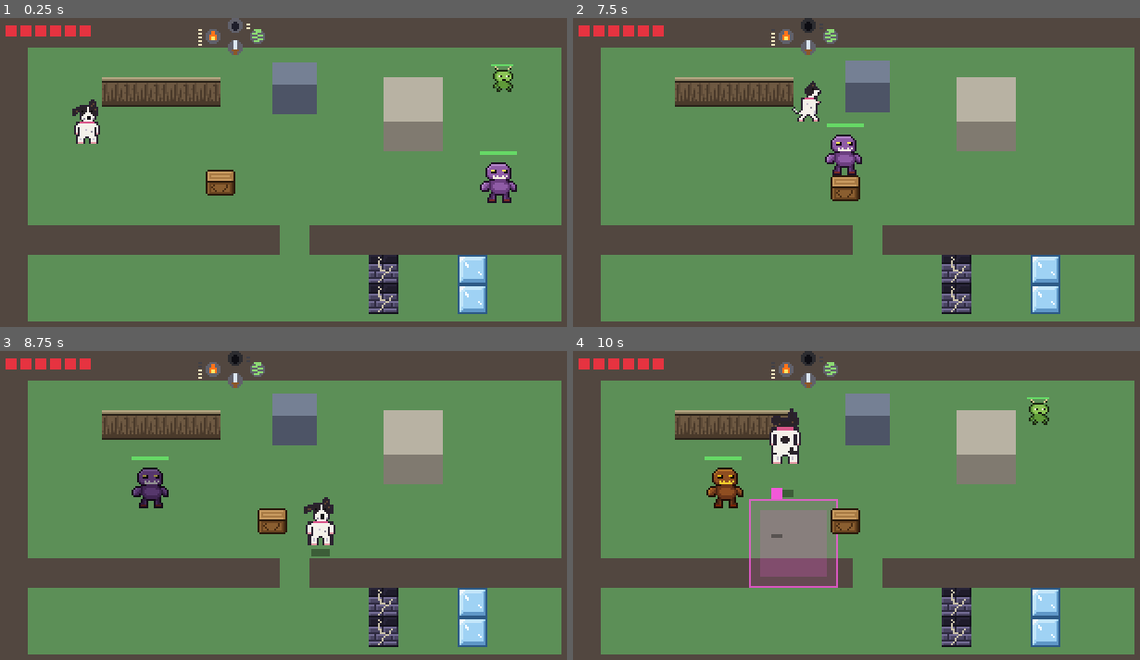
Above: before the commit, frames 1-4 (two rows, left to right).
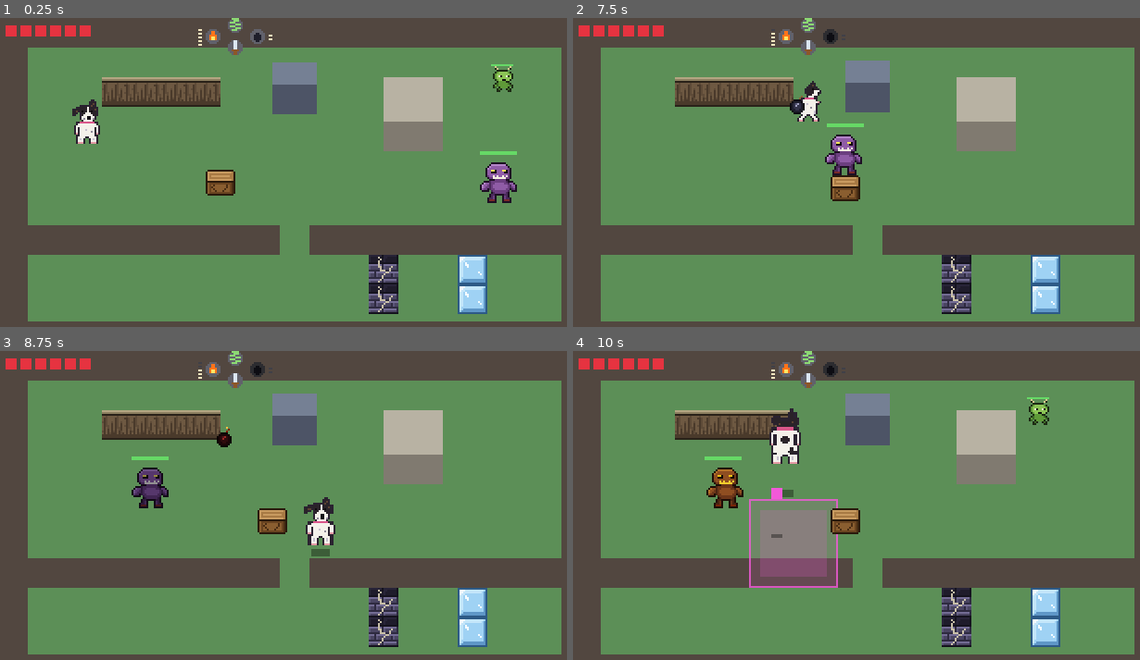
Above: after the commit, the same moments.

Repository: marcelozorza/Alttp2
Game: Godot game, scene res://world/test_room.tscn
Two runs of this game, one before a commit and one after it. Both use one fixed random seed, a clock stepped at 60 frames per second and the inputs below. This scene is started directly instead of the project's main scene.
Inputs (mouse positions are in pixels of both pictures, inside the frame that each line leads up to):
- Up to frame 1 (0.25 s): no input
- Up to frame 2 (7.5 s): tap Enter at 0.5 s; move the mouse to (998, 169) at 0.52 s; hold D (move_right) 0.53-1.28 s; tap J (attack) at 0.6, 3.05, 3.6, 6.05, 6.6 s; click (998, 169) at 0.67 s; tap Space (jump) at 0.77, 1.07, 1.52, 1.82, 2.3, 2.85, 3.02, 3.32, 3.77, 4.07, 4.52, 4.82, 5.3, 6.02, 6.32, 6.77, 7.07 s; tap L (use_bomb) at 0.8, 1.35, 3.8, 5.1, 6.8, 7.35 s; move the mouse to (748, 200) at 1.27 s; hold S (move_down) 1.28-2.03 s; tap K (use_fire) at 1.55, 2.1, 4.55, 5.85 s; move the mouse to (924, 110) at 2.02 s; hold D (move_right) 2.03-2.78 s; move the mouse to (839, 249) at 2.77 s; hold W (move_up) 2.78-3.53 s; click (839, 249) at 2.92 s; move the mouse to (1043, 234) at 3.52 s; hold A (move_left) 3.53-5.03 s; move the mouse to (692, 135) at 4.27 s; tap Shift (lock_facing) at 4.35 s; move the mouse to (896, 184) at 5.02 s; hold S (move_down) 5.03-5.78 s; click (896, 184) at 5.17 s; move the mouse to (777, 101) at 5.77 s; hold D (move_right) 5.78-6.53 s; move the mouse to (998, 169) at 6.52 s; hold W (move_up) 6.53-7.28 s; move the mouse to (748, 200) at 7.27 s; hold D (move_right) from 7.28 s (still down); click (748, 200) at 7.42 s
- Up to frame 3 (8.75 s): tap Space (jump) at 7.52, 7.82, 8.3 s; tap K (use_fire) at 7.55, 8.1 s; move the mouse to (351, 443) at 8.02 s; release D (move_right) at 8.03 s; hold S (move_down) from 8.03 s (still down)
- Up to frame 4 (10 s): move the mouse to (839, 582) at 8.77 s; release S (move_down) at 8.78 s; hold A (move_left) 8.78-9.53 s; tap Space (jump) at 8.85, 9.02, 9.32, 9.77 s; tap J (attack) at 9.05, 9.6 s; move the mouse to (1043, 567) at 9.52 s; hold W (move_up) from 9.53 s (still down); click (1043, 567) at 9.67 s; tap L (use_bomb) at 9.8 s

The runs differ from the first frame. In frame 1, 0.1% of the frame differs, in the area x 40-49%, y 0-8%; in frame 2, 0.3%; in frame 3, 0.3%, in the area x 38-47%, y 0-32%; in frame 4, 0.2%.

Commit message:
Troca bomba e pulo no controle, recarga da bomba em 3 s e teste de fumaça
Pedido de Marcelo: A espada, X chama, B bomba e Y pulo. O losango do HUD
lê o mapa de entrada e acompanha a troca sozinho. A bomba passa a recarregar
em 3 s, como a chama.

tools/smoke_test.gd roda no Godot sem tela e passa pelo menu com o controle,
pelo sorteio de seeds e pelos dois capítulos inteiros, linear e com seed,
até a tela de fim. Qualquer erro de script aparece na saída.

Co-Authored-By: Claude Opus 5.5 <noreply@anthropic.com>
Claude-Session: https://claude.ai/code/session_016s7NevSgZhoYUZ8ynYMumd

Diff:
--- a/player/player.gd
+++ b/player/player.gd
@@ -146,7 +146,7 @@
 ## Bombas seguidas antes de a bomba precisar recarregar.
 @export_range(1, 10, 1) var bomb_charges := 2
 ## Segundos sem usar a bomba até todas as cargas voltarem.
-@export_range(0.5, 10.0, 0.5) var bomb_recharge_time := 5.0
+@export_range(0.5, 10.0, 0.5) var bomb_recharge_time := 3.0
 ## Bombas no chão ao mesmo tempo, além do limite das cargas.
 @export_range(1, 5, 1) var max_bombs := 2
 ## Pontos de vida ganhos com cada coração.
--- a/project.godot
+++ b/project.godot
@@ -85,14 +85,14 @@
 "deadzone": 0.2,
 "events": [Object(InputEventKey,"resource_local_to_scene":false,"resource_name":"","device":-1,"window_id":0,"alt_press …(192 unchanged characters)…
 , Object(InputEventKey,"resource_local_to_scene":false,"resource_name":"","device":-1,"window_id":0,"alt_pressed":false …(182 unchanged characters)…
-, Object(InputEventJoypadButton,"resource_local_to_scene":false,"resource_name":"","device":-1,"button_index":3,"pressure":0.0,"pressed":false,"script":null)
+, Object(InputEventJoypadButton,"resource_local_to_scene":false,"resource_name":"","device":-1,"button_index":1,"pressure":0.0,"pressed":false,"script":null)
 ]
 }
 jump={
 "deadzone": 0.2,
 "events": [Object(InputEventKey,"resource_local_to_scene":false,"resource_name":"","device":-1,"window_id":0,"alt_press …(191 unchanged characters)…
 , Object(InputEventKey,"resource_local_to_scene":false,"resource_name":"","device":-1,"window_id":0,"alt_pressed":false …(183 unchanged characters)…
-, Object(InputEventJoypadButton,"resource_local_to_scene":false,"resource_name":"","device":-1,"button_index":1,"pressure":0.0,"pressed":false,"script":null)
+, Object(InputEventJoypadButton,"resource_local_to_scene":false,"resource_name":"","device":-1,"button_index":3,"pressure":0.0,"pressed":false,"script":null)
 ]
 }
 back_to_menu={
--- /dev/null
+++ b/tools/smoke_test.gd
@@ -0,0 +1,184 @@
+extends SceneTree
+## Teste de fumaça, rodado pelo Godot sem tela:
+##
+##     godot --headless --path . --import
+##     godot --headless --path . -s res://tools/smoke_test.gd
+##
+## Confere o menu com o botão A e o Start do controle, o tempo do sorteio de
+## seeds e cada capítulo, linear e com seed: abre os baús, ganha todas as
+## ferramentas, encosta nas portas, entra em cada sala usando os botões, vence
+## o chefe e toca a relíquia. Qualquer erro de script aparece na saída como
+## SCRIPT ERROR. Não muda nada no projeto.
+
+const ACTIONS := [
+	"attack", "use_fire", "use_bomb", "jump", "move_left", "move_right", "move_up", "move_down"
+]
+
+
+func _initialize() -> void:
+	_run.call_deferred()
+
+
+func _frames(n: int) -> void:
+	for _i: int in n:
+		await physics_frame
+
+
+func _joy(button: int) -> void:
+	var ev := InputEventJoypadButton.new()
+	ev.button_index = button
+	ev.pressed = true
+	Input.parse_input_event(ev)
+	await _frames(3)
+	var up := InputEventJoypadButton.new()
+	up.button_index = button
+	up.pressed = false
+	Input.parse_input_event(up)
+	await _frames(3)
+
+
+func _scene_path() -> String:
+	return current_scene.scene_file_path if current_scene else "<nenhuma>"
+
+
+func _run() -> void:
+	# Menu: o A do controle precisa iniciar o capítulo 1 linear.
+	change_scene_to_file("res://ui/title_screen.tscn")
+	await _frames(10)
+	await _joy(JOY_BUTTON_A)
+	await _frames(10)
+	print("MENU: depois do A -> ", _scene_path())
+	# Start também confirma.
+	change_scene_to_file("res://ui/title_screen.tscn")
+	await _frames(10)
+	await _joy(JOY_BUTTON_START)
+	await _frames(10)
+	print("MENU: depois do Start -> ", _scene_path())
+
+	# Tempo do sorteio de seeds.
+	for chapter: int in [1, 2]:
+		var data := ChapterData.load_number(chapter)
+		var map := ChapterMap.new(data.rows, data.blocks)
+		var worst := 0
+		var total := 0
+		for i: int in 20:
+			var t := Time.get_ticks_usec()
+			var dist := Randomizer.shuffled(map, data.linear, 1000 + i, data.goal, data.goal_tools)
+			var dt := Time.get_ticks_usec() - t
+			worst = maxi(worst, dt)
+			total += dt
+			if not map.is_beatable(dist, data.goal, data.goal_tools):
+				print("SEED INVÁLIDA cap ", chapter, " seed ", 1000 + i)
+		print(
+			(
+				"SORTEIO cap %d: média %.1f ms, pior %.1f ms"
+				% [chapter, total / 20000.0, worst / 1000.0]
+			)
+		)
+		print(
+			(
+				"LINEAR cap %d vencível: %s"
+				% [chapter, map.is_beatable(data.linear, data.goal, data.goal_tools)]
+			)
+		)
+
+	for chapter: int in [1, 2]:
+		for randomized: bool in [false, true]:
+			await _play(chapter, randomized)
+	print("FIM DO TESTE")
+	quit()
+
+
+func _play(chapter_number: int, randomized: bool) -> void:
+	RunSettings.chapter = chapter_number
+	RunSettings.randomized = randomized
+	RunSettings.run_seed = 424242 + chapter_number
+	change_scene_to_file("res://world/chapter/chapter.tscn")
+	await _frames(20)
+	var chapter: Node = current_scene
+	print(
+		(
+			"--- capítulo %d %s: %s"
+			% [chapter_number, "seed" if randomized else "linear", chapter.call("mode_text")]
+		)
+	)
+	var player: Player = chapter.get("_player")
+	var map: ChapterMap = chapter.get("map")
+	# Baús: encosta e dá a espada em cada um.
+	var opened := 0
+	for chest: Chest in chapter.get("_chests"):
+		player.global_position = chest.global_position + Vector2(0, 14)
+		await _frames(4)
+		chest.take_hit(1, Vector2.UP, Hit.Kind.SWORD)
+		await _frames(4)
+		if chest.is_open:
+			opened += 1
+	print("baús abertos: %d/%d  chaves: %d" % [opened, chapter.get("_chests").size(), player.keys])
+	for id: int in [Item.Id.BOMB, Item.Id.FIRE, Item.Id.SPRING, Item.Id.BOSS_KEY]:
+		player.give_item(id)
+	for _i: int in 8:
+		player.give_item(Item.Id.KEY)
+	# Portas: encosta em cada uma pelo sul e pelo norte.
+	var doors := 0
+	for obstacle: Node in chapter.get("_obstacles").get_children():
+		if obstacle is LockedDoor:
+			var door := obstacle as LockedDoor
+			for side: Vector2 in [
+				Vector2(door.size.x / 2.0, door.size.y + 5.0), Vector2(door.size.x / 2.0, -3.0)
+			]:
+				player.global_position = door.global_position + side
+				await _frames(6)
+			if door.opened:
+				doors += 1
+	print("portas abertas: %d" % doors)
+	# Cada sala com atores: o personagem entra e usa tudo.
+	var rooms: Dictionary = chapter.get("_room_actors")
+	for room: Vector2i in rooms:
+		var cell := _floor_cell(map, room)
+		if cell == Vector2i(-1, -1):
+			print("sala sem chão livre: ", room)
+			continue
+		player.global_position = (Vector2(cell) + Vector2(0.5, 0.5)) * 16.0
+		await _frames(10)
+		for step: int in 16:
+			var action: String = ACTIONS[step % ACTIONS.size()]
+			Input.action_press(action)
+			await _frames(4)
+			Input.action_release(action)
+			await _frames(4)
+		for actor: Node in rooms[room]:
+			if actor is Boss and is_instance_valid(actor):
+				await _beat_boss(actor as Boss)
+		player.health = player.max_health
+	await _frames(30)
+	var relic: Node = null
+	for node: Node in chapter.get("_objects").get_children():
+		if node is Relic:
+			relic = node
+	if relic:
+		player.global_position = relic.global_position
+		await _frames(20)
+	print("terminou: %s  fim: %s" % [chapter.get("finished"), chapter.get("_end_screen").visible])
+	paused = false
+
+
+func _beat_boss(boss: Boss) -> void:
+	var kinds := [Hit.Kind.BLAST, Hit.Kind.FIRE, Hit.Kind.SWORD, Hit.Kind.SWORD, Hit.Kind.BLAST]
+	var guard := 0
+	while boss.health > 0 and guard < 400:
+		for kind: int in kinds:
+			boss.take_hit(1, Vector2.DOWN, kind)
+			await _frames(2)
+		guard += 1
+	print("chefe %s vencido: %s (vida %d)" % [boss.name, boss.health <= 0, boss.health])
+
+
+func _floor_cell(map: ChapterMap, room: Vector2i) -> Vector2i:
+	var origin := room * Vector2i(20, 10)
+	for radius: int in 10:
+		for dy: int in range(-radius, radius + 1):
+			for dx: int in range(-radius, radius + 1):
+				var cell := origin + Vector2i(10 + dx, 5 + dy)
+				if map.tile(cell) == "." or map.tile(cell) == ":":
+					return cell
+	return Vector2i(-1, -1)
Not shown, changed: CLAUDE.md
Not shown, changed: docs/design.md
